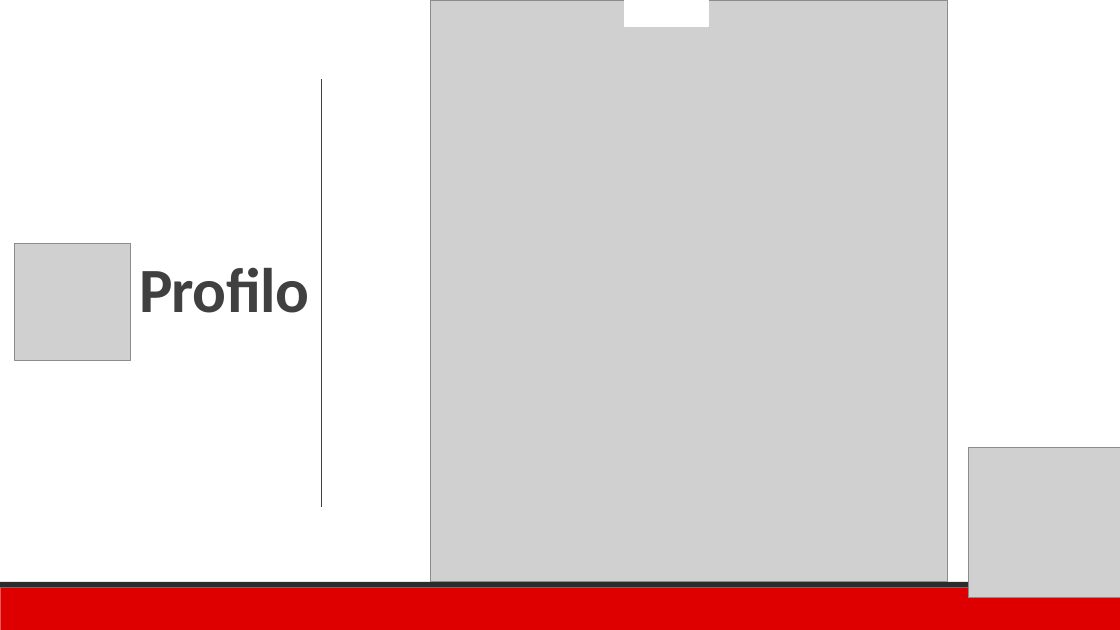
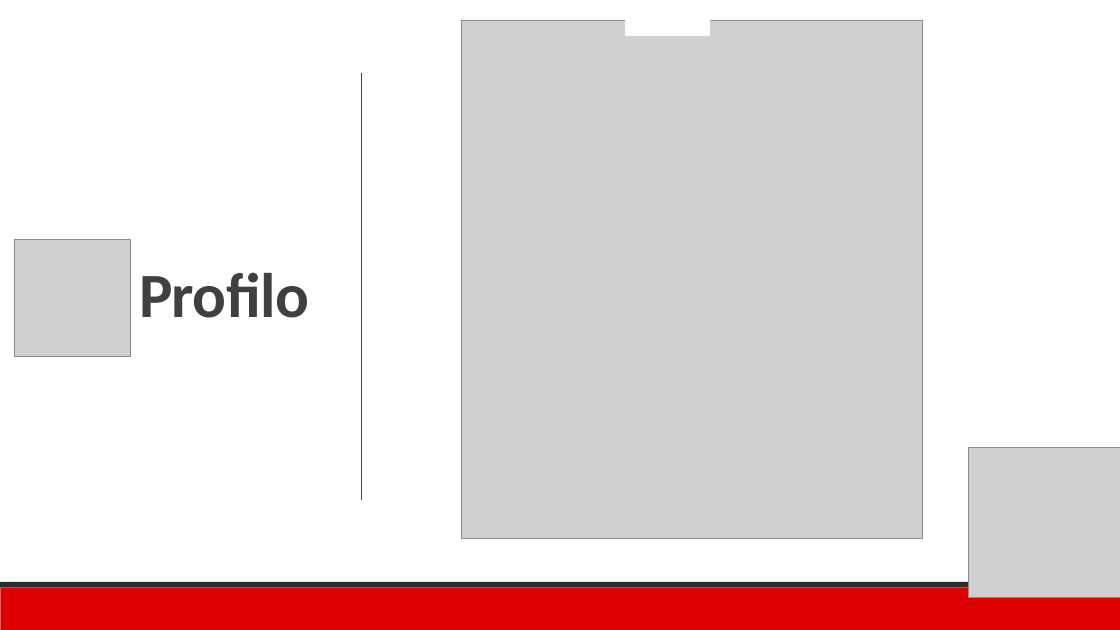
Before and after one commit to ddauny/hypebest, a slide deck: slide 8 of hypebest/presentazioneLast.pptx. Drawn at 1120x630 pixels with LibreOffice and Linux fonts; fonts in the diff are those of the drawing; grey boxes stand for pictures. Boxes give left, top, right and bottom in pixels: in the first picture for what was removed or moved away, otherwise in the second. Text is boxed around its words. In the diff, an @@ line names an element or a change of style, - is before the commit and + after.

```diff
--- a/hypebest/presentazioneLast.pptx
+++ b/hypebest/presentazioneLast.pptx
@@ picture: place and size @@
-picture at [430,0,948,581]
+picture at [462,20,923,539]
@@ rectangle: place and size @@
-rectangle at [625,0,709,26]
+rectangle at [626,9,710,35]
@@ line moved from (322, 79) - (322, 507) to (361, 73) - (361, 501) @@
@@ picture: place and size @@
-picture at [14,244,131,360]
+picture at [14,239,131,356]
@@ title "Profilo": place and size @@
-title "Profilo" at [139,267,309,313]
+title "Profilo" at [139,272,309,318]
```
Also in this commit, not shown: 7 other slides changed, 1 slide added.
